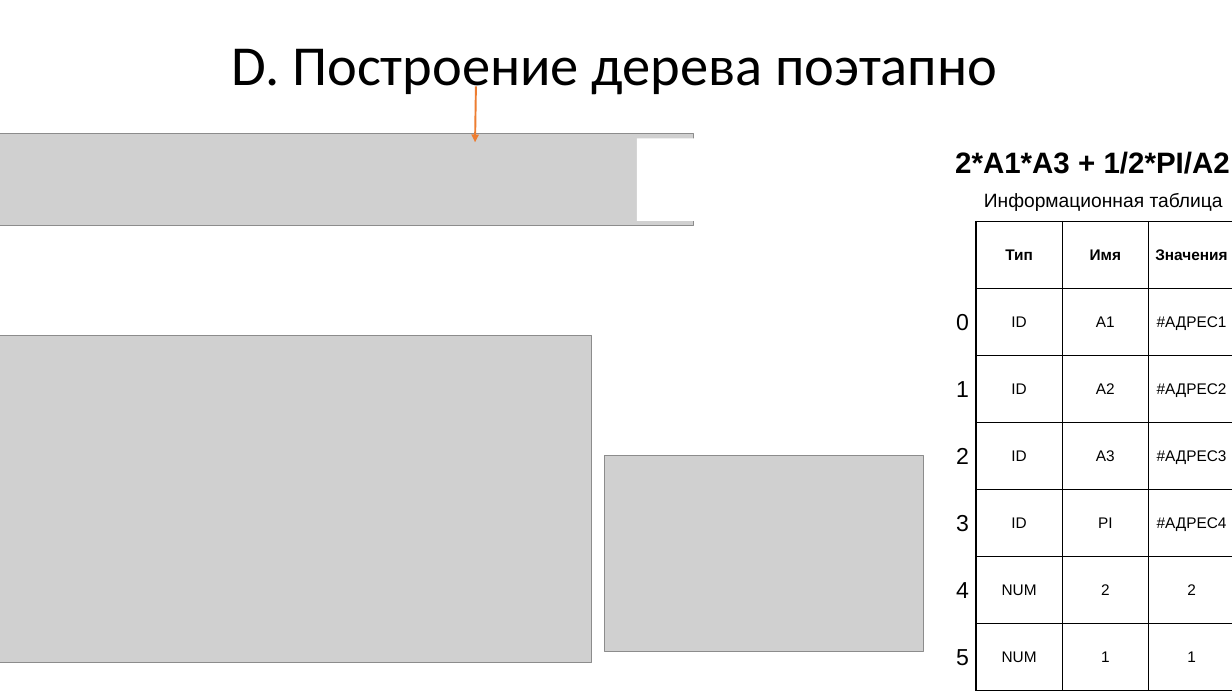
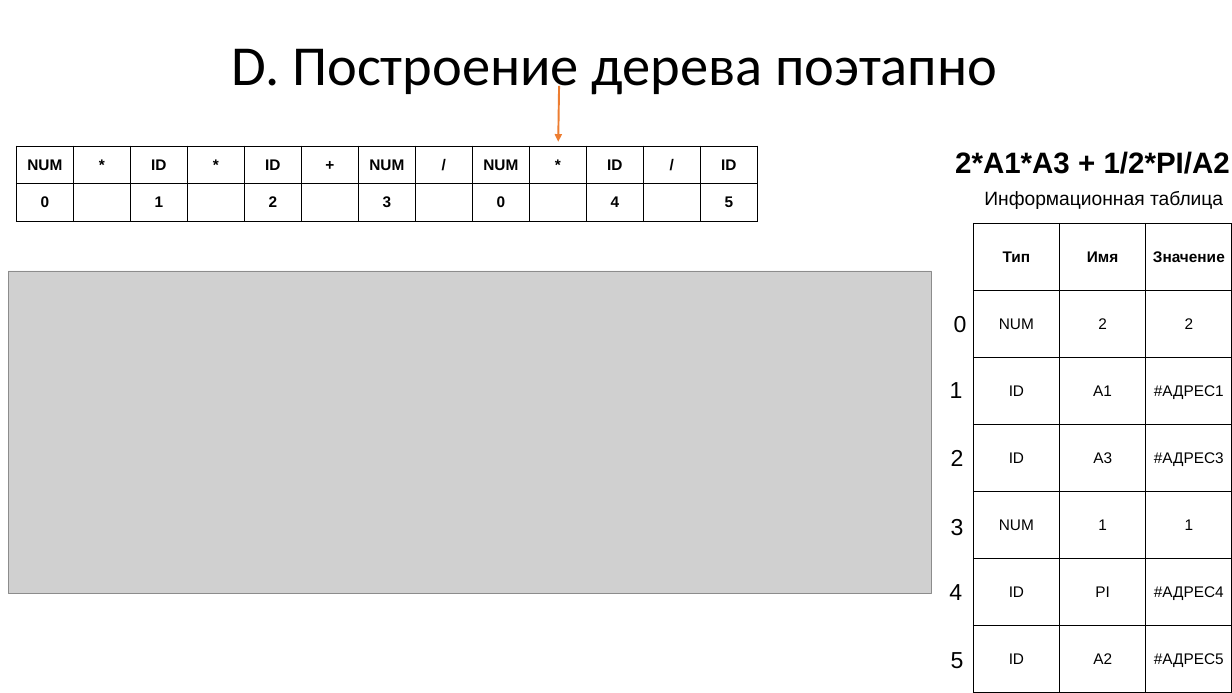
Before and after one commit to goddamnteam/korzun, a slide deck: slide 36 of task3.pptx (slide 26 before the commit). Drawn at 1232x693 pixels with LibreOffice and Linux fonts; fonts in the diff are those of the drawing; grey boxes stand for pictures. Boxes give left, top, right and bottom in pixels: in the first picture for what was removed or moved away, otherwise in the second. Text is boxed around its words. In the diff, an @@ line names an element or a change of style, - is before the commit and + after.

Commit message:
Update Trees and Tables

```diff
--- a/task3.pptx
+++ b/task3.pptx
@@ arrow moved from (476, 86) - (475, 142) to (559, 86) - (558, 141) @@
@@ picture removed at (0,134,694,226) @@
@@ table added at (17,146,762,221), 2 rows, 13 columns @@
+NUM | * | ID | * | ID | + | NUM | / | NUM | * | ID | / | ID
+0 |  | 1 |  | 2 |  | 3 |  | 0 |  | 4 |  | 5
@@ rectangle removed at (637,139,711,221) @@
@@ table at (973,224,1231,693) @@
-row 1: Тип | Имя | Значения
+row 1: Тип | Имя | Значение
+row 2: NUM | 2 | 2
-row 4, column 2: A2
+row 4, column 2: А3
-row 4, column 3: #АДРЕС2
+row 4, column 3: #АДРЕС3
-row 4: ID | A3 | #АДРЕС3
+row 5: NUM | 1 | 1
+row 7: ID | А2 | #АДРЕС5
@@ picture added at (8,271,932,593) @@
@@ picture removed at (0,335,592,663) @@
@@ picture removed at (604,456,923,651) @@
@@ table removed at (976,557,1232,691), 2 rows, 3 columns @@
-NUM | 2 | 2
-NUM | 1 | 1
@@ 5 texts: place and size @@
-5 texts at (956,381,969,666)
+5 texts at (949,382,964,669)
```
Also in this commit, not shown: 22 other slides changed, 10 slides added.
